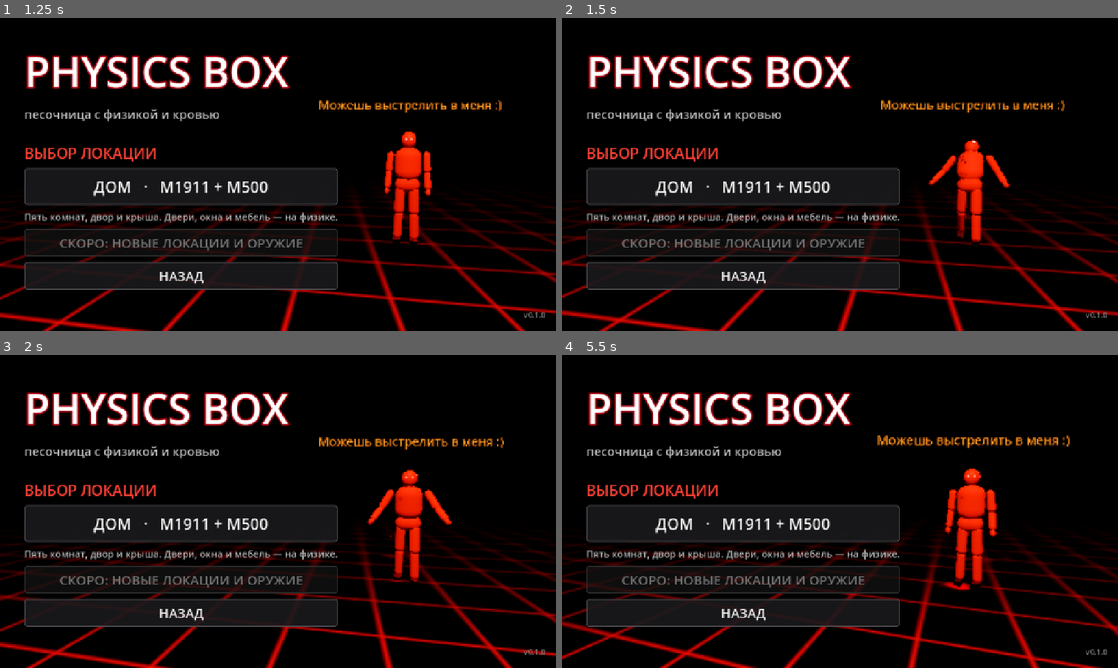
Above: before the commit, frames 1-4 (two rows, left to right).
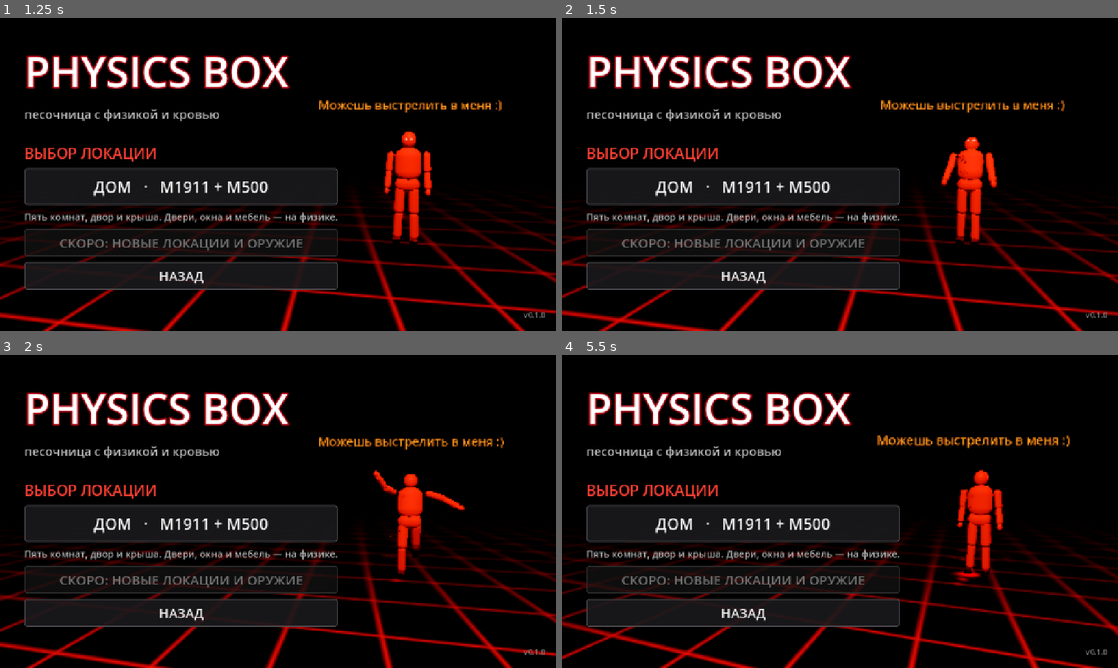
Above: after the commit, the same moments.

Repository: pidor95/smoothaim
Game: Godot game, scene res://scenes/main_menu.tscn
Two runs of this game, one before a commit and one after it. Both use one fixed random seed, a clock stepped at 60 frames per second and the inputs below.
Inputs (mouse positions are in pixels of both pictures, inside the frame that each line leads up to):
- Up to frame 1 (1.25 s): click "ИГРАТЬ" at 0.5 s
- Up to frame 2 (1.5 s): move the mouse to (962, 158) at 1.27 s; hold D (move_right) from 1.28 s (still down); hold Right mouse button (aim) from 1.28 s (still down); click (962, 158) at 1.42 s
- Up to frame 3 (2 s): keep holding D (move_right); keep holding Right mouse button (aim); tap Space (jump) at 1.52 s
- Up to frame 4 (5.5 s): release D (move_right) at 2 s; release Right mouse button (aim) at 2 s; drag from (728, 527) to (812, 574) at 2.02 s; move the mouse to (895, 442) at 2.77 s; hold D (move_right) 2.78-3.5 s; tap Q (slowmo) at 2.85 s; drag from (812, 574) to (673, 464) at 3.52 s; move the mouse to (1006, 558) at 4.27 s; hold A (move_left) 4.28-5 s; tap T (toggle_ai) at 4.35 s; tap Space (jump) at 4.52 s; drag from (673, 464) to (756, 433) at 5.02 s

Frame 1 is identical in both runs. In frame 2, 0.9% of the frame differs, in the area x 65-81%, y 38-73%; in frame 3, 1.5%; in frame 4, 2.3%, in the area x 67-80%, y 36-76%.

Commit message:
Physics Box: location-based balance recovery animations, knee hits fold the NPC
- New full-body clips authored in Blender: stagger back/forward/left/right,
  stagger_head, limp_l/r, spin_l/r and knee_fall_l/r, with stepping driven
  as root motion so the body really travels while catching its balance
- Hits pick the recovery from where they land; a knee/shin hit drops the NPC
  onto the knee and he topples into a ragdoll; balance still runs out under
  repeated hits
- Additive twitch reactions replaced (bone springs kept)
- Removed the kill caption from the HUD

Co-Authored-By: Claude Opus 5.5 <noreply@anthropic.com>
Claude-Session: https://claude.ai/code/session_01DdioKU9zVPSUCG2PvdtpJK

Diff:
--- a/physicsbox/scripts/hud.gd
+++ b/physicsbox/scripts/hud.gd
@@ -11,8 +11,6 @@
 var _font: Font
 var _hit_t := 0.0
 var _hit_kind := 0
-var _popup_t := 0.0
-var _popup_text := ""
 var _ammo := 8
 var _mag := 7
 var _kills := 0
@@ -47,16 +45,10 @@
 	_slowmo = slowmo
 
 
-func popup(text: String) -> void:
-	_popup_text = text
-	_popup_t = 1.2
-
-
 func _on_hit(kind: int) -> void:
 	_hit_kind = kind
 	_hit_t = 0.28 if kind == 0 else 0.45
-	if kind >= 1:
-		popup("УБИТ")
+
 
 
 func _buttons() -> Dictionary:
@@ -169,7 +161,6 @@
 
 func _process(delta: float) -> void:
 	_hit_t = maxf(_hit_t - delta, 0.0)
-	_popup_t = maxf(_popup_t - delta, 0.0)
 	_fire_flash = maxf(_fire_flash - delta * 6.0, 0.0)
 	queue_redraw()
 
@@ -198,15 +189,6 @@
 		for d in [Vector2(1, 1), Vector2(-1, 1), Vector2(1, -1), Vector2(-1, -1)]:
 			var n: Vector2 = d.normalized()
 			_line_outlined(c + n * g, c + n * (g + l), col, 2.5)
-
-	# popup text (HEADSHOT)
-	if _popup_t > 0.0:
-		var a := clampf(_popup_t / 0.4, 0.0, 1.0)
-		var fs := 44
-		var w := _font.get_string_size(_popup_text, HORIZONTAL_ALIGNMENT_LEFT, -1, fs).x
-		var pos := c + Vector2(-w * 0.5, 90 - (1.2 - _popup_t) * 20.0)
-		draw_string_outline(_font, pos, _popup_text, HORIZONTAL_ALIGNMENT_LEFT, -1, fs, 6, Color(0, 0, 0, 0.6 * a))
-		draw_string(_font, pos, _popup_text, HORIZONTAL_ALIGNMENT_LEFT, -1, fs, Color(1, 0.12, 0.08, a))
 
 	# counters
 	_text(Vector2(24, 44), "УБИЙСТВ: %d" % _kills, 28, Color(1, 1, 1, 0.9))
--- a/physicsbox/scripts/npc.gd
+++ b/physicsbox/scripts/npc.gd
@@ -9,7 +9,7 @@
 
 signal died(npc: Npc, headshot: bool)
 
-enum State { IDLE, WANDER, PANIC, KNOCKED, GETUP, DEAD }
+enum State { IDLE, WANDER, PANIC, STAGGER, KNOCKED, GETUP, DEAD }
 
 ## Global AI switch (pause menu / HUD). When off NPCs just stand and take hits.
 static var ai_enabled := true
@@ -107,6 +107,11 @@
 var _getup_t := 0.0
 var _blend_from: Array[Transform3D] = []
 var _blend_w := 1.0
+var _stagger: MannequinAnims.Clip
+var _stagger_t := 0.0
+var _stagger_prev := Vector3.ZERO
+var _stagger_fall := false
+var _fall_args: Array = []
 var _wounds: Array = []
 var _bleed_left := 0.0
 var _bleed_cd := 0.0
@@ -326,6 +331,12 @@
 		if state == State.GETUP:
 			q = L.rot(_getup, i, _getup_t)
 			p = L.pelvis_pos(_getup, _getup_t) if i == 0 else L.rest_local[i].origin
+		elif state == State.STAGGER:
+			q = L.rot(_stagger, i, _stagger_t)
+			p = L.rest_local[i].origin
+			if i == 0:
+				# horizontal travel is root motion (the body itself is moved)
+				p.y = L.pelvis_pos(_stagger, _stagger_t).y
 		else:
 			q = L.rot(_c_idle, i, _t_idle)
 			p = L.pelvis_pos(_c_idle, _t_idle) if i == 0 else L.rest_local[i].origin
@@ -404,6 +415,9 @@
 		State.GETUP:
 			_getup_process(delta)
 			return
+		State.STAGGER:
+			_stagger_process(delta)
+			return
 
 	var ai := ai_enabled and not display_only
 	if not ai and state != State.IDLE:
@@ -473,6 +487,7 @@
 
 	_update_layers(delta, hspeed)
 	_bleed(delta, 0.25, 0.45)
+	_blend_w = minf(_blend_w + delta / 0.25, 1.0)
 	_apply_pose(_compute_pose())
 
 
@@ -583,15 +598,91 @@
 		_die(part, pos, dir, impulse * (1.5 if is_head else 1.0), is_head)
 		return 2 if is_head else 1
 
-	# still standing: react, try to keep balance, maybe fall over
+	# still standing: the struck part jerks, then he fights to stay on his feet
+	# with a recovery that depends on where he was hit; a knee hit folds him
 	_react(part_name, pos, dir, impulse)
 	balance -= impulse * BALANCE_COST.get(part_name, 0.02)
-	if balance < 0.0:
+	var knee := part_name.begins_with("shin") or (part_name.begins_with("thigh") and local.y < -0.13)
+	var frame := Engine.get_physics_frames()
+	var falling_on_knee := state == State.STAGGER and _stagger_fall
+	if knee and not falling_on_knee:
+		_start_stagger("knee_fall_" + part_name.right(1), true, part, pos, dir, impulse)
+	elif balance < 0.0 and not falling_on_knee:
 		_knockdown(part, pos, dir, impulse)
-	elif not display_only:
-		velocity += Vector3(dir.x, 0, dir.z).normalized() * minf(impulse * 0.12, 2.5)
+	elif frame != _hit_frame and not falling_on_knee:
+		_start_stagger(_pick_stagger(part_name, dir), false, part, pos, dir, impulse)
+	_hit_frame = frame
+	if not display_only:
 		alert(pos - dir)
 	return 0
+
+
+func _pick_stagger(part_name: String, dir: Vector3) -> String:
+	match part_name:
+		"head":
+			return "stagger_head"
+		"thigh_l", "thigh_r":
+			return "limp_" + part_name.right(1)
+		"uarm_l", "farm_l":
+			return "spin_l"
+		"uarm_r", "farm_r":
+			return "spin_r"
+	var local_dir := global_transform.basis.inverse() * dir
+	if absf(local_dir.z) >= absf(local_dir.x):
+		return "stagger_back" if local_dir.z > 0.0 else "stagger_fwd"
+	return "stagger_right" if local_dir.x > 0.0 else "stagger_left"
+
+
+func _capture_blend() -> void:
+	_blend_from.clear()
+	for p in parts:
+		_blend_from.append(p.global_transform)
+	_blend_w = 0.0
+
+
+func _start_stagger(clip_name: String, fall: bool, part: RigidBody3D, pos: Vector3, dir: Vector3, impulse: float) -> void:
+	_capture_blend()
+	_stagger = _lib.clip(clip_name)
+	_stagger_t = 0.0
+	_stagger_prev = _lib.pelvis_pos(_stagger, 0.0)
+	_stagger_fall = fall
+	_fall_args = [part, pos, dir, impulse]
+	state = State.STAGGER
+	velocity.x = 0.0
+	velocity.z = 0.0
+
+
+func _stagger_process(delta: float) -> void:
+	_stagger_t += delta
+	_blend_w = minf(_blend_w + delta / 0.12, 1.0)
+	var p := _lib.pelvis_pos(_stagger, _stagger_t)
+	var d := p - _stagger_prev
+	_stagger_prev = p
+	var world := global_transform.basis * Vector3(d.x, 0.0, d.z)
+	velocity.x = world.x / delta
+	velocity.z = world.z / delta
+	if is_on_floor():
+		velocity.y = -0.5
+	else:
+		velocity.y -= 9.8 * delta
+	move_and_slide()
+	_update_layers(delta, 0.0)
+	_bleed(delta, 0.2, 0.4)
+	_apply_pose(_compute_pose())
+	if _stagger_t < _stagger.length:
+		return
+	if _stagger_fall:
+		var part: RigidBody3D = _fall_args[0] if is_instance_valid(_fall_args[0]) else pelvis
+		var fwd := -global_transform.basis.z
+		_knockdown(chest, chest.global_position, (fwd + _fall_args[2] * 0.3).normalized(), 4.0 + _fall_args[3] * 0.2)
+		part.apply_central_impulse(_fall_args[2] * 2.0)
+		return
+	_capture_blend()
+	velocity = Vector3.ZERO
+	state = State.IDLE
+	_state_time = 0.4
+	if ai_enabled and not display_only:
+		alert(global_position)
 
 
 func _react(part_name: String, pos: Vector3, dir: Vector3, impulse: float) -> void:
@@ -608,36 +699,6 @@
 		b = _lib.parent[b]
 		falloff *= 0.45
 
-	# one animated reaction per frame (pellets arrive together)
-	var frame := Engine.get_physics_frames()
-	if frame == _hit_frame:
-		return
-	_hit_frame = frame
-	var clip := ""
-	match part_name:
-		"head":
-			clip = "react_head"
-		"thigh_l", "shin_l":
-			clip = "react_leg_l"
-		"thigh_r", "shin_r":
-			clip = "react_leg_r"
-		"uarm_l", "farm_l":
-			clip = "react_arm_l"
-		"uarm_r", "farm_r":
-			clip = "react_arm_r"
-		_:
-			if absf(local_dir.z) >= absf(local_dir.x):
-				clip = "react_back" if local_dir.z > 0.0 else "react_fwd"
-			else:
-				clip = "react_right" if local_dir.x > 0.0 else "react_left"
-	var c := _lib.clip(clip)
-	for r in _reacts:
-		if r.clip == c:
-			r.t = minf(r.t, 0.08)
-			return
-	if _reacts.size() >= 3:
-		_reacts.pop_front()
-	_reacts.append({"clip": c, "t": 0.0, "w": 0.0})
 
 
 func _bleed(delta: float, cd_min: float, cd_max: float) -> void:
--- a/physicsbox/tools/smoke_test.gd
+++ b/physicsbox/tools/smoke_test.gd
@@ -70,7 +70,7 @@
 			_aim_at(npc.chest.global_position)
 			_shot("01_pistol_idle")
 			_fire()
-			print("pistol chest hit: health=", npc.health, " balance=", snappedf(npc.balance, 0.01), " reacts=", npc._reacts.size(), " state=", npc.state)
+			print("pistol chest hit: health=", npc.health, " balance=", snappedf(npc.balance, 0.01), " state=", npc.state, " (3=STAGGER)")
 			_wait = 6
 		2:
 			_shot("02_reaction")
@@ -92,7 +92,7 @@
 			print("after 3 hits: health=", npc.health, " balance=", snappedf(npc.balance, 0.01), " state=", npc.state)
 			_wait = 20
 		7:
-			print("state (3=KNOCKED): ", npc.state, " dead=", npc.dead)
+			print("state (4=KNOCKED): ", npc.state, " dead=", npc.dead)
 			_shot("05_knocked")
 			_wait = 1
 		8:
Binary file changed: physicsbox/assets/npc/mannequin_anims.glb
Not shown, changed: physicsbox/README.md
Not shown, changed: physicsbox/tools/blender/build_mannequin_anims.py
